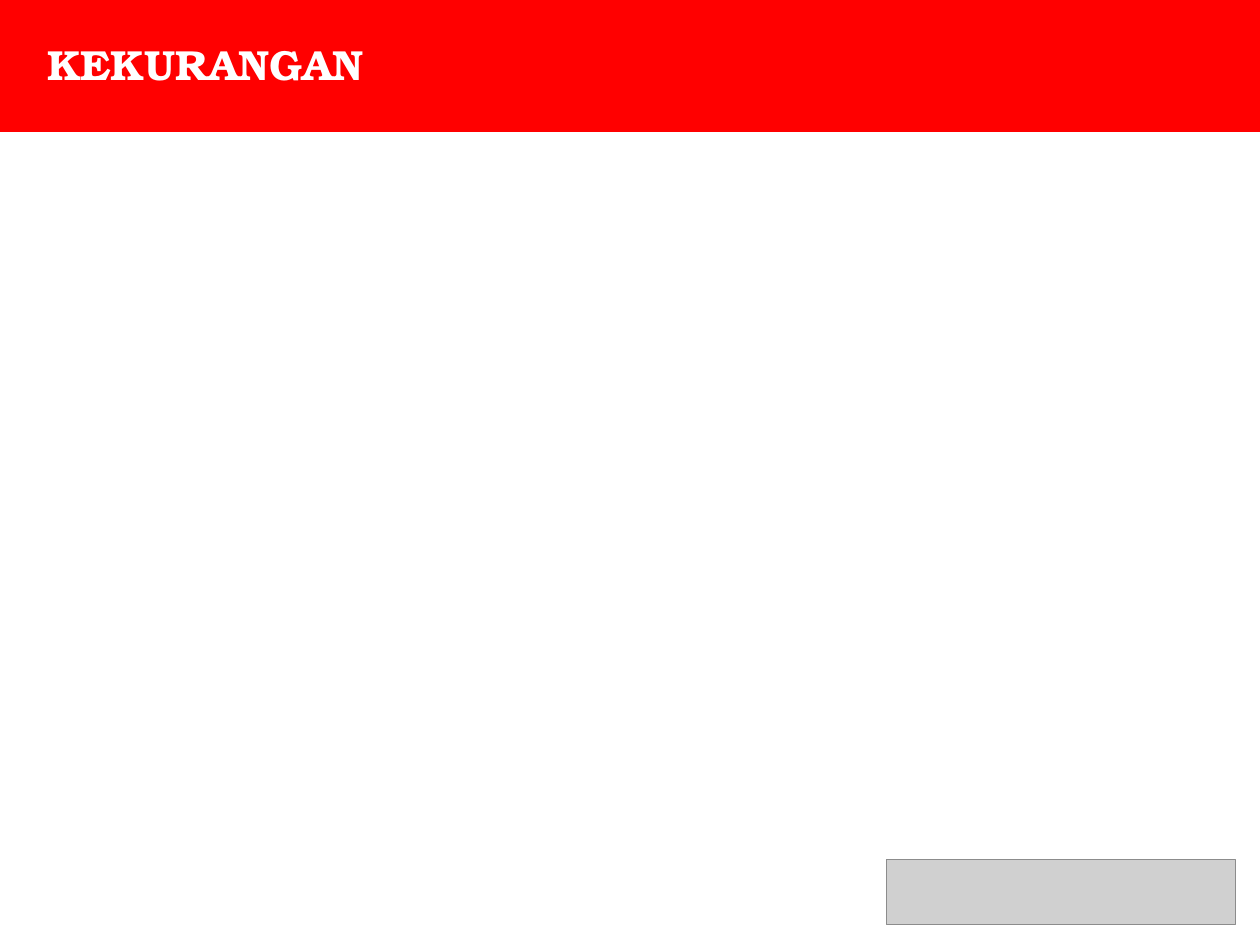
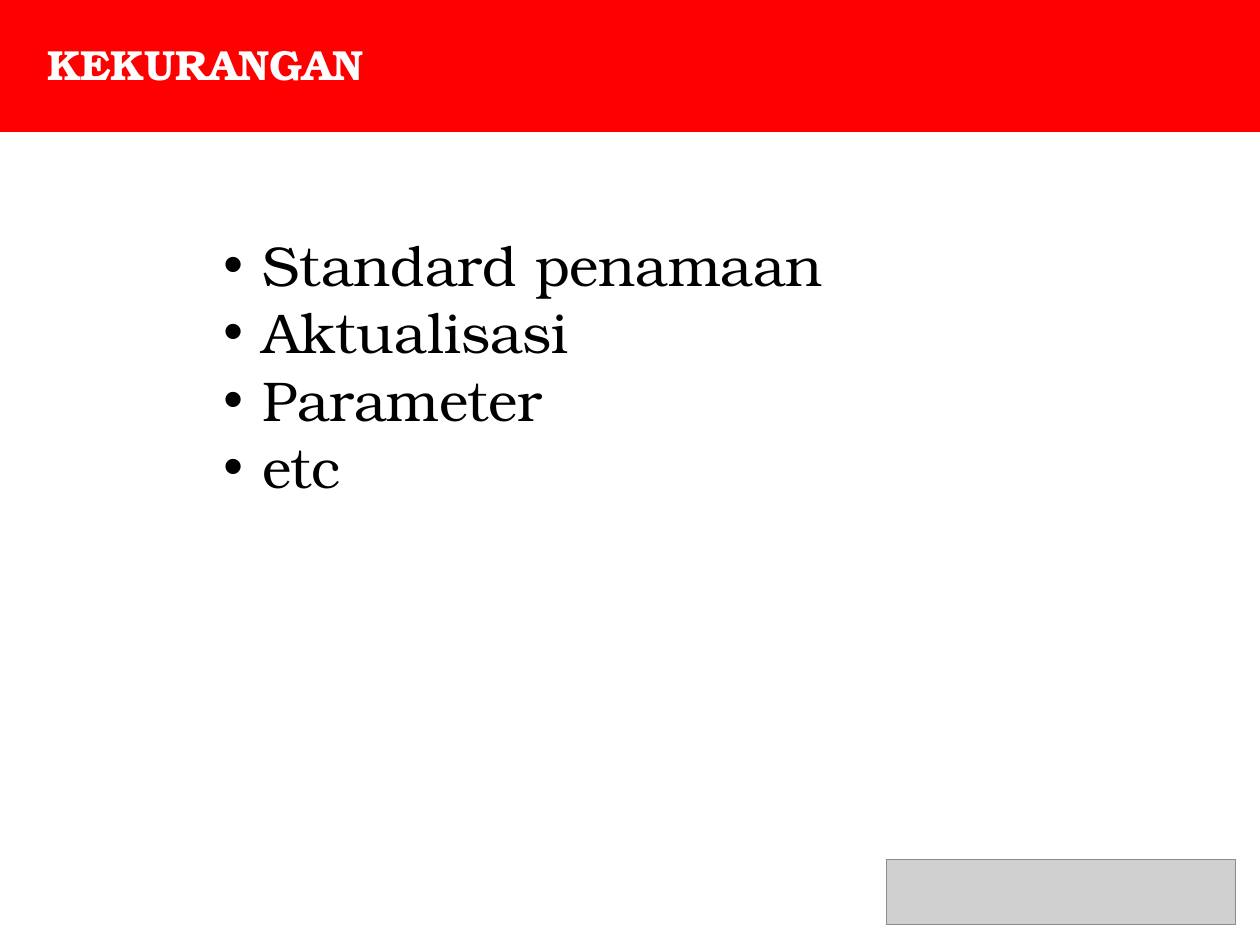
Before and after one commit to aryonp/hai, a slide deck: slide 8 of PRESENTASI.pptx (slide 7 before the commit). Drawn at 1260x945 pixels with LibreOffice and Linux fonts; fonts in the diff are those of the drawing; grey boxes stand for pictures. Boxes give left, top, right and bottom in pixels: in the first picture for what was removed or moved away, otherwise in the second. Text is boxed around its words. In the diff, an @@ line names an element or a change of style, - is before the commit and + after.

```diff
--- a/PRESENTASI.pptx
+++ b/PRESENTASI.pptx
@@ text added at (x1=263, y1=246, x2=823, y2=489), 32 pt, text #000000 @@
+• Standard penamaan
+• Aktualisasi
+• Parameter
+• etc
```
Also in this commit, not shown: 3 other slides changed, 3 slides added, 1 slide removed, 1 other file.
